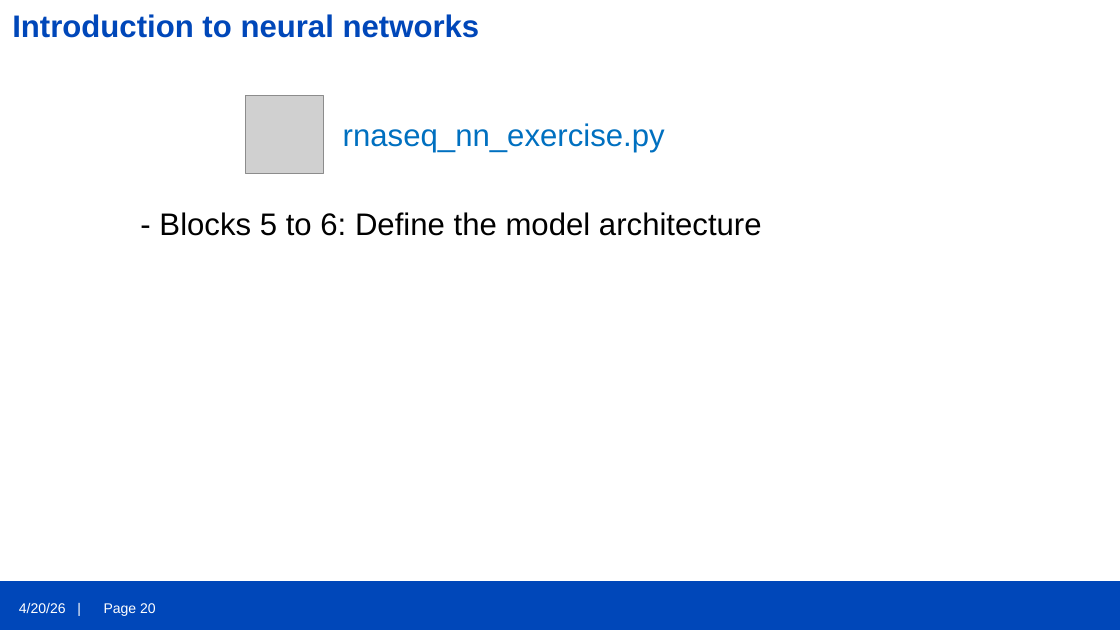
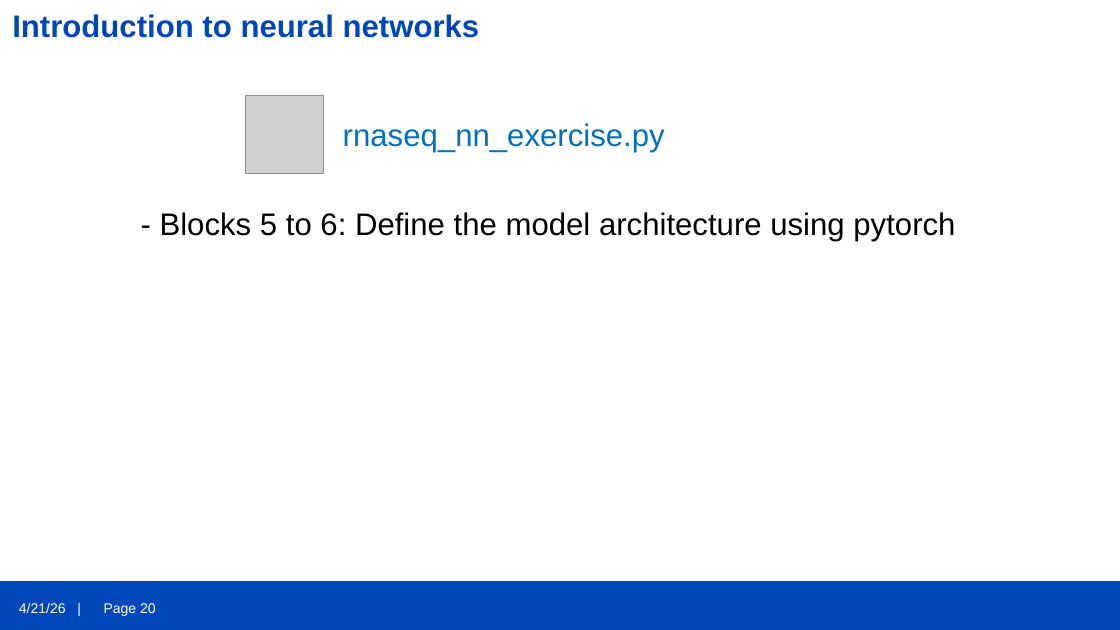
Before and after one commit to OscarGVelasco/DKFZ_bio_2026, a slide deck: slide 20 of Introduction_Neural_nets_Oscar_20April2026.pptx. Drawn at 1120x630 pixels with LibreOffice and Linux fonts; fonts in the diff are those of the drawing; grey boxes stand for pictures; background and template pictures are left out. Boxes give left, top, right and bottom in pixels: in the first picture for what was removed or moved away, otherwise in the second. Text is boxed around its words. In the diff, an @@ line names an element or a change of style, - is before the commit and + after.

Commit message:
Added ppt presentation

```diff
--- a/Introduction_Neural_nets_Oscar_20April2026.pptx
+++ b/Introduction_Neural_nets_Oscar_20April2026.pptx
@@ text at [160,212,955,242]: text changed @@
-- Blocks 5 to 6: Define the model architecture
+- Blocks 5 to 6: Define the model architecture using pytorch
@@ text at [19,603,66,613]: text changed @@
-4/20/26 |
+4/21/26 |
```
Also in this commit, not shown: 34 other slides changed.
